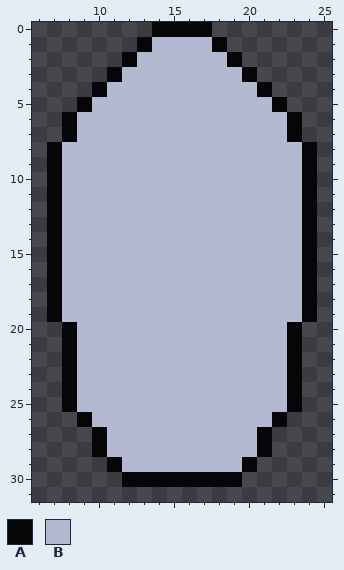
One commit to this pixel-art file: Assets/Sprites/Ships/Proto/Hulls/Fat Hull.aseprite. Above is the file before it was changed.
32x32 pixels, 1 frame. Shown: x 6..25, y 0..31.
Palette (. is transparent): A #060608  B #b3b9d1
Pixels before, first column x 7:
 0 .......AAAA.......
 1 ......ABBBBA......
 2 .....ABBBBBBA.....
 3 ....ABBBBBBBBA....
 4 ...ABBBBBBBBBBA...
 5 ..ABBBBBBBBBBBBA..
 6 .ABBBBBBBBBBBBBBA.
 7 .ABBBBBBBBBBBBBBA.
 8 ABBBBBBBBBBBBBBBBA
 9 ABBBBBBBBBBBBBBBBA
10 ABBBBBBBBBBBBBBBBA
11 ABBBBBBBBBBBBBBBBA
12 ABBBBBBBBBBBBBBBBA
13 ABBBBBBBBBBBBBBBBA
14 ABBBBBBBBBBBBBBBBA
15 ABBBBBBBBBBBBBBBBA
16 ABBBBBBBBBBBBBBBBA
17 ABBBBBBBBBBBBBBBBA
18 ABBBBBBBBBBBBBBBBA
19 ABBBBBBBBBBBBBBBBA
20 .ABBBBBBBBBBBBBBA.
21 .ABBBBBBBBBBBBBBA.
22 .ABBBBBBBBBBBBBBA.
23 .ABBBBBBBBBBBBBBA.
24 .ABBBBBBBBBBBBBBA.
25 .ABBBBBBBBBBBBBBA.
26 ..ABBBBBBBBBBBBA..
27 ...ABBBBBBBBBBA...
28 ...ABBBBBBBBBBA...
29 ....ABBBBBBBBA....
30 .....AAAAAAAA.....
The result:
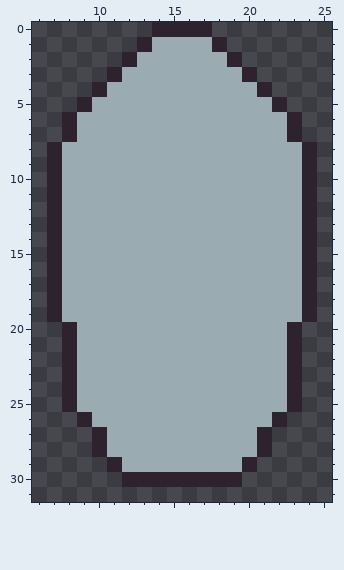
The edit:
Colour A changes from #060608 to #2e222f.
Colour B changes from #b3b9d1 to #9babb2.
Boxes around the changes in both pictures, in picture pixels (x1, y1, x2, y2):
changed: (47, 22, 317, 487)
